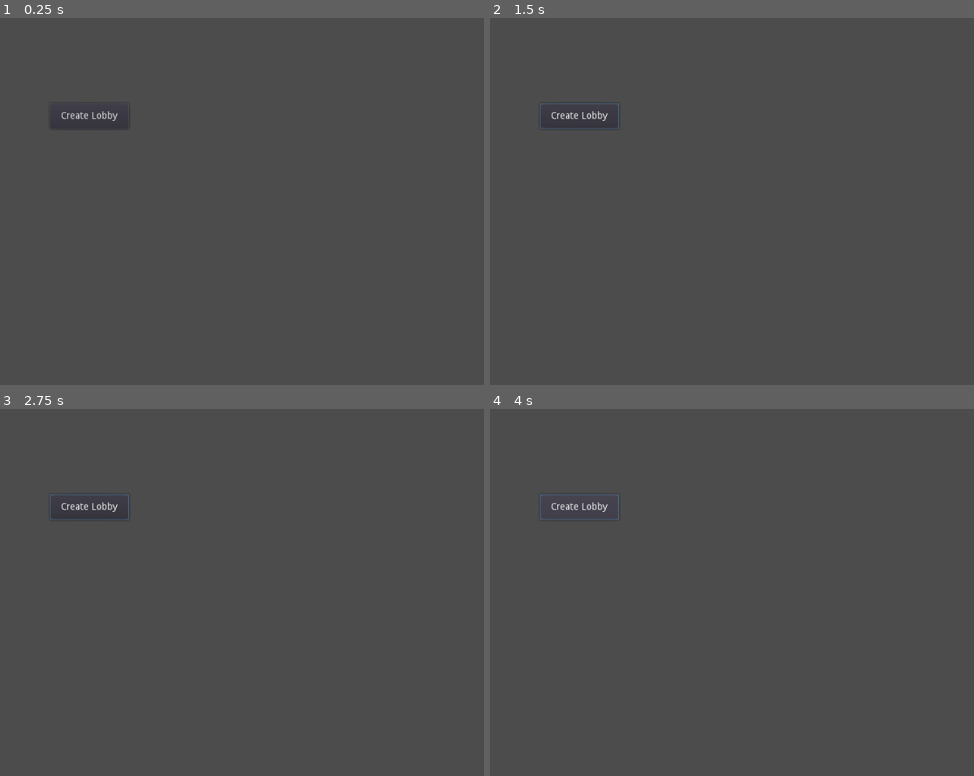
Above: before the commit, frames 1-4 (two rows, left to right).
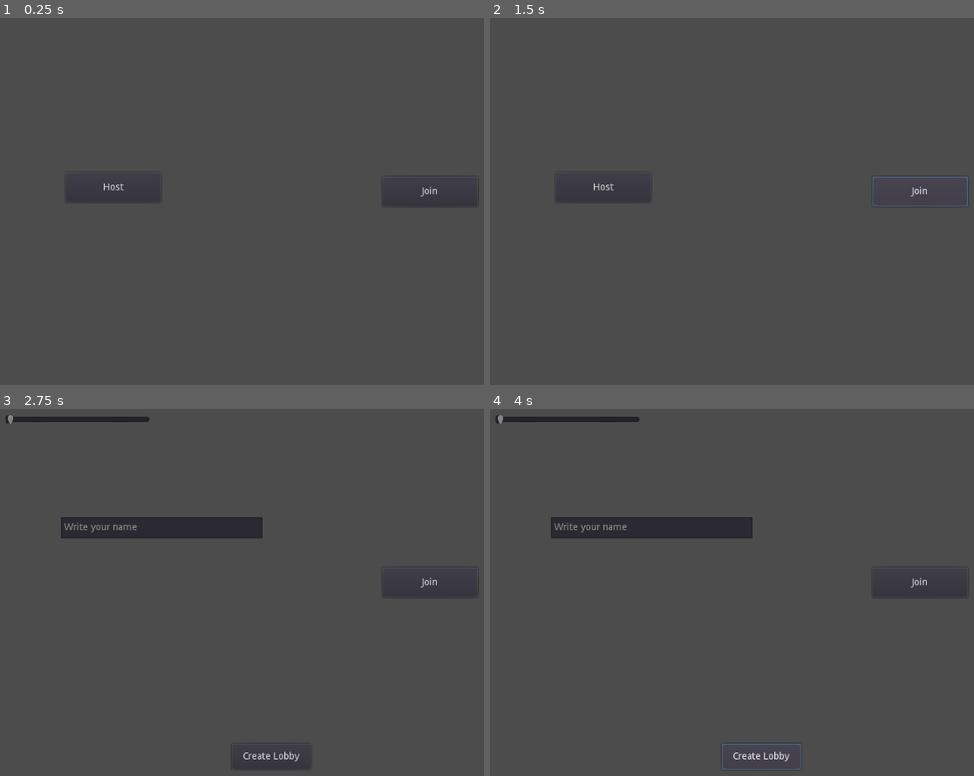
Above: after the commit, the same moments.

Repository: Unsustainable-Enterprise/game
Game: Godot game, scene res://scenes/scene1.tscn
The game is run twice, just before and just after one commit, with the same random seed, the same clock (stepped at 60 frames per second) and the same inputs.
Inputs (mouse positions are in pixels of both pictures, inside the frame that each line leads up to):
- Up to frame 1 (0.25 s): no input
- Up to frame 2 (1.5 s): click (577, 117) at 0.5 s, where only the run before the commit has a clickable "Create Lobby"; click (920, 190) at 1.25 s, where only the run after the commit has a clickable "Join"
- Up to frame 3 (2.75 s): click (111, 577) at 2 s, where only the run after the commit has a clickable "Host"
- Up to frame 4 (4 s): click "Create Lobby" at 2.75 s; click "Create Lobby" at 3.5 s

The runs differ from the first frame. In frame 1, 0.3% of the frame differs, in the area x 11-98%, y 25-52%; in frame 2, 0.4%; in frame 3, 3.0%; in frame 4, 3.2%, in the area x 1-98%, y 1-99%.

Commit message:
added buttons when creating lobby

Diff:
--- a/prefabs/StartGameUI.tscn
+++ b/prefabs/StartGameUI.tscn
@@ -6,12 +6,64 @@
 anchor_right = 1.0
 anchor_bottom = 1.0
 script = ExtResource( 1 )
+scenario_path = NodePath("CreateLobbyCanvas/ScenarioSelector")
+name_input_path = NodePath("CreateLobbyCanvas/NameInput")
+win_pct_slider_path = NodePath("CreateLobbyCanvas/WinPercentageSlider")
+create_lobby_btn_path = NodePath("CreateLobbyCanvas/CreateLobbyBtn")
+host_btn_path = NodePath("HostBtn")
+join_btn_path = NodePath("JoinBtn")
+create_lobby_canvas_path = NodePath("CreateLobbyCanvas")
 
-[node name="Button" type="Button" parent="."]
-margin_left = 163.0
-margin_top = 165.0
-margin_right = 279.0
-margin_bottom = 203.0
+[node name="JoinBtn" type="Button" parent="."]
+margin_left = 651.0
+margin_top = 273.0
+margin_right = 791.0
+margin_bottom = 317.0
+rect_pivot_offset = Vector2( -365, -68 )
+text = "Join"
+
+[node name="HostBtn" type="Button" parent="."]
+margin_left = 186.0
+margin_top = 267.0
+margin_right = 326.0
+margin_bottom = 311.0
+rect_pivot_offset = Vector2( -365, -68 )
+text = "Host"
+
+[node name="CreateLobbyCanvas" type="CanvasLayer" parent="."]
+
+[node name="CreateLobbyBtn" type="Button" parent="CreateLobbyCanvas"]
+margin_left = 430.0
+margin_top = 532.0
+margin_right = 546.0
+margin_bottom = 570.0
 text = "Create Lobby"
 
-[connection signal="pressed" from="Button" to="." method="_on_Button_pressed"]
+[node name="WinPercentageSlider" type="HSlider" parent="CreateLobbyCanvas"]
+margin_left = 97.0
+margin_top = 35.0
+margin_right = 310.0
+margin_bottom = 75.0
+
+[node name="ScenarioSelector" type="OptionButton" parent="CreateLobbyCanvas"]
+margin_left = 173.0
+margin_top = 123.0
+margin_right = 448.0
+margin_bottom = 160.0
+text = "Select scenario"
+__meta__ = {
+"_editor_description_": ""
+}
+
+[node name="NameInput" type="LineEdit" parent="CreateLobbyCanvas"]
+margin_left = 179.0
+margin_top = 199.0
+margin_right = 475.0
+margin_bottom = 230.0
+placeholder_text = "Write your name"
+
+[connection signal="pressed" from="HostBtn" to="." method="_on_HostBtn_pressed"]
+[connection signal="pressed" from="CreateLobbyCanvas/CreateLobbyBtn" to="." method="_on_Button_pressed"]
+[connection signal="drag_ended" from="CreateLobbyCanvas/WinPercentageSlider" to="." method="_on_WinPercentageSlider_drag_ended"]
+[connection signal="item_selected" from="CreateLobbyCanvas/ScenarioSelector" to="." method="_on_OptionButton_item_selected"]
+[connection signal="text_changed" from="CreateLobbyCanvas/NameInput" to="." method="_on_LineEdit_text_changed"]
--- a/scene1.tscn
+++ /dev/null
@@ -1,8 +0,0 @@
-[gd_scene load_steps=2 format=2]
-
-[ext_resource path="res://scripts/client.gd" type="Script" id=1]
-
-[node name="WebSocket Manager" type="Node2D"]
-
-[node name="WebSocket Client" type="Node" parent="."]
-script = ExtResource( 1 )
--- a/scripts/Messages.gd
+++ b/scripts/Messages.gd
@@ -16,6 +16,10 @@
 	}
 	get_parent().send(createJson)
 
+func create_lobby_response(data):
+	print("create_lobby_response")
+	print(data)
+
 
 # func join_lobby():
 # 	print("join_lobby")
--- a/scripts/StartGameUI.gd
+++ b/scripts/StartGameUI.gd
@@ -1,10 +1,63 @@
 extends Control
 
 onready var web_socket_manager: Node = get_node("/root/WebSocketManager")
+
+export var scenario_path: NodePath
+onready var scenario_selector: OptionButton = get_node(scenario_path)
+
+export var name_input_path: NodePath
+onready var name_input: LineEdit = get_node(name_input_path)
+
+export var win_pct_slider_path: NodePath
+onready var win_pct_slider: Slider = get_node(win_pct_slider_path)
+
+export var create_lobby_btn_path: NodePath
+onready var create_lobby_btn: Button = get_node(create_lobby_btn_path)
+
+export var host_btn_path: NodePath
+onready var host_btn: Button = get_node(host_btn_path)
+
+export var join_btn_path: NodePath
+onready var join_btn: Button = get_node(join_btn_path)
+
+export var create_lobby_canvas_path: NodePath
+onready var create_lobby_canvas: CanvasLayer = get_node(create_lobby_canvas_path)
+
+
+func _ready():
+	add_scenario_options()
+	scenario_selector.visible = false
+	create_lobby_canvas.visible = false
+
+
+func add_scenario_options():
+	scenario_selector.add_item("Hello")
+	scenario_selector.add_item("World")
+	scenario_selector.select(-1)
+	scenario_selector.set_item_text(-1, "Select option")
+
 
 func _on_Button_pressed():
 	web_socket_manager.message_node.create_lobby()
 
 # func _ready():
-	# warning-ignore:return_value_discarded
-	#get_parent().connect("web_socket_ready", self, "_on_web_socket_ready")
+# 	#warning-ignore:return_value_discarded
+# 	get_parent().connect("web_socket_ready", self, "_on_web_socket_ready")
+
+
+func _on_OptionButton_item_selected(index:int):
+	print(index)
+	print(scenario_selector.get_item_text(index))
+
+
+func _on_WinPercentageSlider_drag_ended(value_changed:bool):
+	pass # Replace with function body.
+
+
+func _on_LineEdit_text_changed(new_text:String):
+	pass # Replace with function body.
+
+
+func _on_HostBtn_pressed():
+	host_btn.visible = false;
+	create_lobby_canvas.visible = true;
--- a/scripts/client.gd
+++ b/scripts/client.gd
@@ -35,7 +35,11 @@
 
 
 func _on_data():
-	print("Received data : ", _client.get_peer(1).get_packet().get_string_from_utf8())
+	var data = _client.get_peer(1).get_packet().get_string_from_utf8()
+	print("Received data : ", data)
+	var json = JSON.parse(data)
+	if json.error == OK:
+		print(json.result.event)
 
 
 func send(json):
